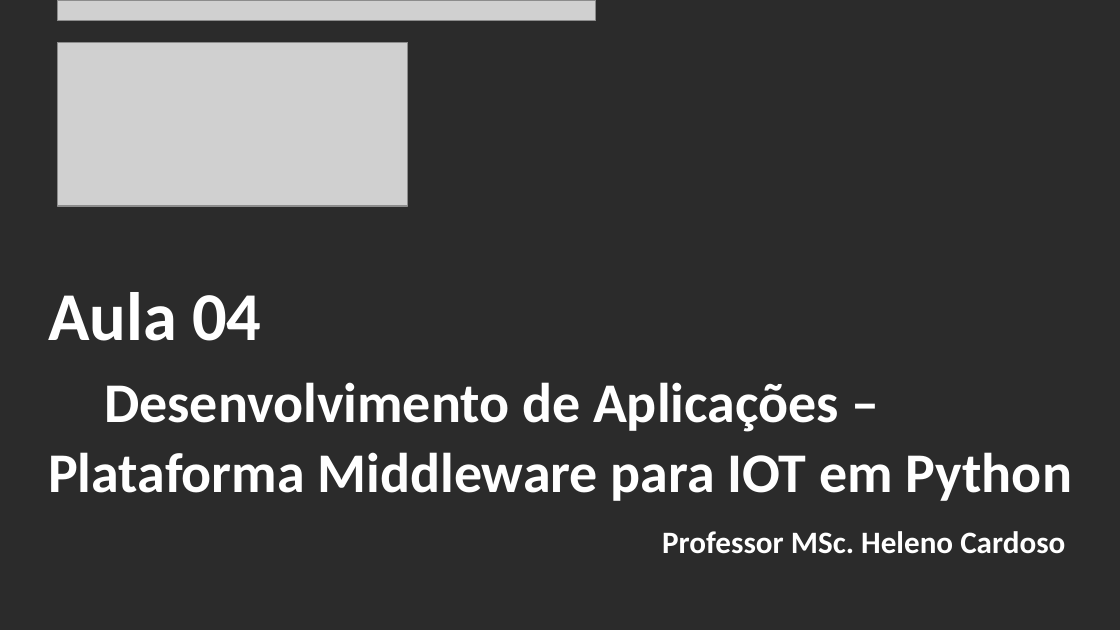
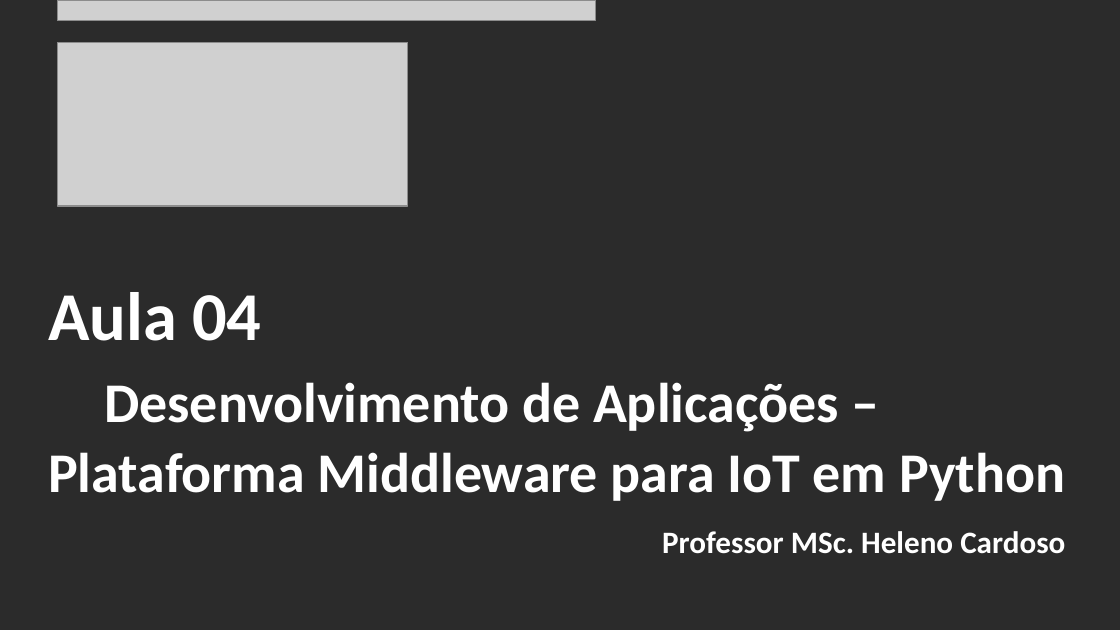
Before and after one commit to CloudEducationBrazil/WydenArea1AplicacaoCloudIndustria40Python, a slide deck: slide 2 of 01 Classes/Aula 04 - Aplicação Cloud Indústria 40 Python IoT Plataforma Nodemcu.pptx. Drawn at 1120x630 pixels with LibreOffice and Linux fonts; fonts in the diff are those of the drawing; grey boxes stand for pictures; background and template pictures are left out; a plain dark background stands for a picture behind light text. Boxes give left, top, right and bottom in pixels: in the first picture for what was removed or moved away, otherwise in the second. Text is boxed around its words. In the diff, an @@ line names an element or a change of style, - is before the commit and + after.

```diff
--- a/01 Classes/Aula 04 - Aplicação Cloud Indústria 40 Python IoT Plataforma Nodemcu.pptx
+++ b/01 Classes/Aula 04 - Aplicação Cloud Indústria 40 Python IoT Plataforma Nodemcu.pptx
@@ title at <box>48,292,1065,501</box>: text changed @@
-Aula 04
-Desenvolvimento de Aplicações – Plataforma Middleware para IOT em Python
+Aula 04
+Desenvolvimento de Aplicações – Plataforma Middleware para IoT em Python
```
Also in this commit, not shown: 3 other files.
